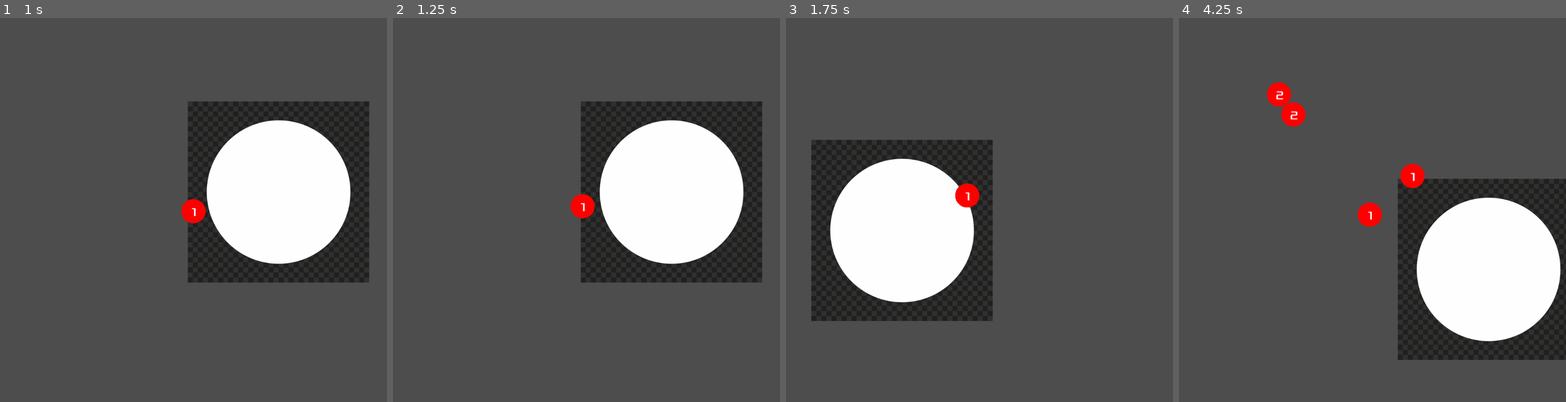
Above: before the commit, frames 1-4 (left to right).
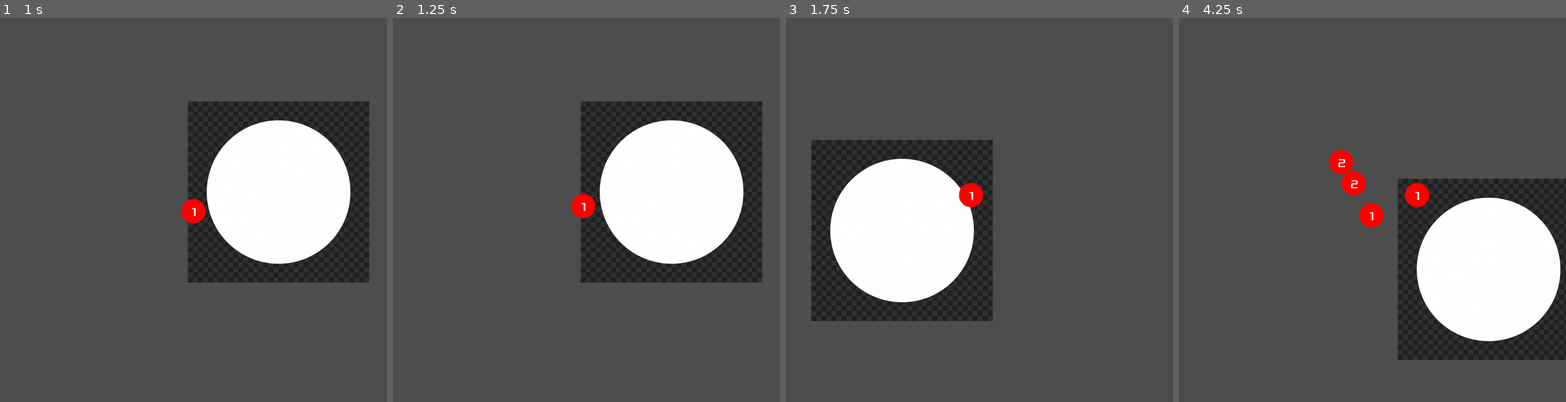
Above: after the commit, the same moments.

Repository: nuts4nuts4nuts/flappyversary
Game: Godot game, scene res://scenes/main.tscn
The game is run twice, just before and just after one commit, with the same random seed, the same clock (stepped at 60 frames per second) and the same inputs.
Inputs (mouse positions are in pixels of both pictures, inside the frame that each line leads up to):
- Up to frame 1 (1 s): tap Enter at 0.5 s; move the mouse to (278, 190) at 0.52 s; press the mouse at (278, 190) at 0.53 s
- Up to frame 2 (1.25 s): no input
- Up to frame 3 (1.75 s): move the mouse to (902, 229) at 1.27 s; release the mouse at (902, 229) at 1.28 s; click (902, 229) at 1.35 s
- Up to frame 4 (4.25 s): move the mouse to (1411, 125) at 2.02 s; press the mouse at (1411, 125) at 2.03 s; move the mouse to (1353, 286) at 2.77 s; release the mouse at (1353, 286) at 2.78 s; click (1353, 286) at 2.85 s; move the mouse to (1488, 267) at 3.52 s; press the mouse at (1488, 267) at 3.53 s

Frame 1 is identical in both runs. In frame 2, less than 0.1% of the frame differs, in the area x 45-53%, y 45-53%; in frame 3, 0.2%; in frame 4, 1.9%, in the area x 22-65%, y 16-55%.

Commit message:
Push ref of well to each ball in main scene

Diff:
--- a/scripts/ball.gd
+++ b/scripts/ball.gd
@@ -7,7 +7,7 @@
 
 var merge_boost = 0.2
 var ball_value = 1
-var force = 0.0001
+var force = 0.0004
 
 func _ready():
 	apply_central_impulse(initial_impulse)
@@ -21,7 +21,7 @@
 	if(_gravity_well != null):
 		var _dist = (_gravity_well.position.distance_to(position))
 		print(_dist)
-		apply_force(pow(_dist, 2.5) * (_gravity_well.position - position).normalized() * force, Vector2.ZERO)
+		apply_force(pow(_dist, 2.2) * (_gravity_well.position - position).normalized() * force, Vector2.ZERO)
 
 func _on_body_entered(body):
 	var my_velocity = linear_velocity
--- a/scripts/gravity-well.gd
+++ b/scripts/gravity-well.gd
@@ -10,7 +10,6 @@
 func _process(delta):
 	pass
 
-var _attracted_objects = []
 
 func _input(event):
 	if event.is_action_pressed("make_well"):
@@ -19,15 +18,3 @@
 func make_well(event):
 	print("mouse button event at ", event.position)
 	self.position = event.position
-	_attracted_objects.clear()
-
-func _physics_process(_delta):
-	for i in _attracted_objects:
-		if i.has_method("attract_to"):
-			i.attract_to(global_position, attraction_force)
-
-func _on_body_entered(body):
-	_attracted_objects.append(body)
-
-func _on_body_exited(body):
-	_attracted_objects.erase(_attracted_objects.find(body))
--- a/scripts/main.gd
+++ b/scripts/main.gd
@@ -19,7 +19,7 @@
 
 func spawn_ball():
 	var ball = ball_scene.instantiate()
-
+	ball._gravity_well = $gravity_well
 	var spawn_pos = $BallSpawnPos
 
 	ball.position = spawn_pos.position
Not shown: 1 places in scenes/main.tscn that only renumber resources
